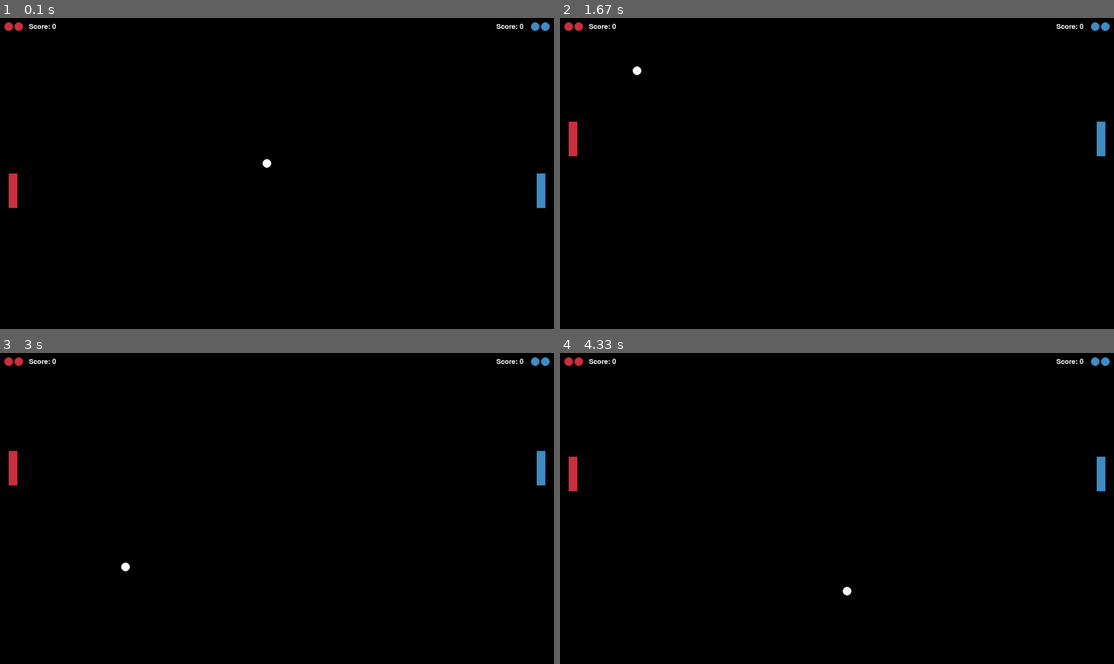
Above: before the commit, frames 1-4 (two rows, left to right).
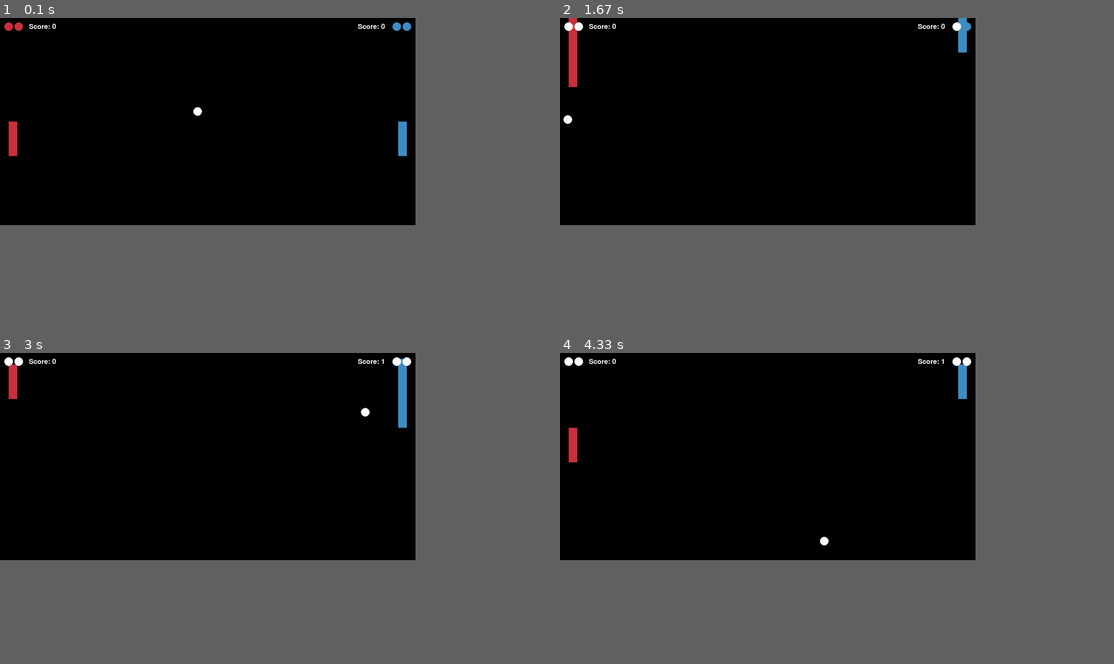
Above: after the commit, the same moments.

Repository: Klihe/PingPong-PyGame
Game: pygame game, started from main.py
The game is run twice, just before and just after one commit, with the same random seed, the same clock (stepped at 60 frames per second) and the same inputs.
Inputs:
- Up to frame 1 (0.1 s): no input
- Up to frame 2 (1.67 s): hold A 0.33-0.8 s; hold Right 0.33-0.8 s; hold Right 0.83-1.3 s; hold D 0.83-1.3 s; hold Up 1.33-1.63 s; hold W 1.33-1.63 s
- Up to frame 3 (3 s): hold Left 1.67-2.2 s; hold A 1.67-2.2 s; hold Down 2.23-2.53 s; hold S 2.23-2.53 s; hold Up 2.57-2.93 s; hold W 2.57-2.93 s; hold Down from 2.97 s (still down); hold S from 2.97 s (still down)
- Up to frame 4 (4.33 s): release Down at 3.33 s; release S at 3.33 s; hold Up 3.37-3.67 s; hold W 3.37-3.67 s; hold Down 3.7-4 s; hold S 3.7-4 s; hold Up from 4.03 s (still down); hold W from 4.03 s (still down)
In our replay, the window is 900x506 before the commit and 675x337 after it. These sizes can differ from the game's own. Grey fills any space a smaller window leaves; there, only what the larger window draws over its background counts as a difference.

The runs differ from the first frame. In frame 1, 1.0% of the frame differs, in the area x 1-100%, y 1-62%; in frame 2, 1.2%; in frame 3, 1.2%, in the area x 0-100%, y 1-71%; in frame 4, 1.0%.

Commit message:
Cooldown corrected

Diff:
--- a/main.py
+++ b/main.py
@@ -7,8 +7,8 @@
 pygame.init()
 
 # Settings
-winWidth = 1920
-winHeight = 1080
+winWidth = 1440
+winHeight = 720
 
 # Config
 pygame.display.set_caption("Ping Pong")
@@ -54,14 +54,16 @@
     def beBigger(self, slot, cooldownTime, abilityTime):
         currentTime = pygame.time.get_ticks()
         # Available
-        if currentTime - self.abilityLast1 > cooldownTime:
-            self.abilityAvailable1 = WHITE # mark as available
+        if currentTime - self.abilityLast1 > cooldownTime or self.abilityLast1 == 0:
+            self.abilityAvailable1 = self.color # mark as available
             # Pressed key
             if keys[slot] and not self.abilityActive1:
                 self.abilityActive1 = True
                 self.adjustedY = False
                 self.abilityLast1 = currentTime
-                # Active
+        else:
+            self.abilityAvailable1 = WHITE # mark as unavailable
+            # Active
             if self.abilityActive1:
                 if currentTime - self.abilityLast1 < abilityTime:
                     self.height = BLOCK * 4
@@ -72,21 +74,22 @@
                 else:
                     self.height = BLOCK * 2
                     self.abilityActive1 = False
-        else:
-            self.abilityAvailable1 = self.color # mark as unavailable
+                    self.abilityLast1 = currentTime
 
 
     # Make player faster
     def beFaster(self, slot, cooldownTime, abilityTime):
         currentTime = pygame.time.get_ticks()
         # Available
-        if currentTime - self.abilityLast2 > cooldownTime:
-            self.abilityAvailable2 = WHITE
+        if currentTime - self.abilityLast2 > cooldownTime or self.abilityLast2 == 0:
+            self.abilityAvailable2 = self.color
             # Pressed key
             if keys[slot] and not self.abilityActive2:
                 self.abilityActive2 = True
                 self.abilityLast2 = currentTime
-                # Active
+        else:
+            self.abilityAvailable2 = WHITE
+            # Active
             if self.abilityActive2:
                 if currentTime - self.abilityLast2 < abilityTime:
                     self.speed = 20
@@ -94,8 +97,7 @@
                 else:
                     self.speed = 10
                     self.abilityActive2 = False
-        else:
-            self.abilityAvailable2 = self.color
+                    self.abilityLast2 = currentTime
 
     # Put player to the frame
     def update(self, win):
